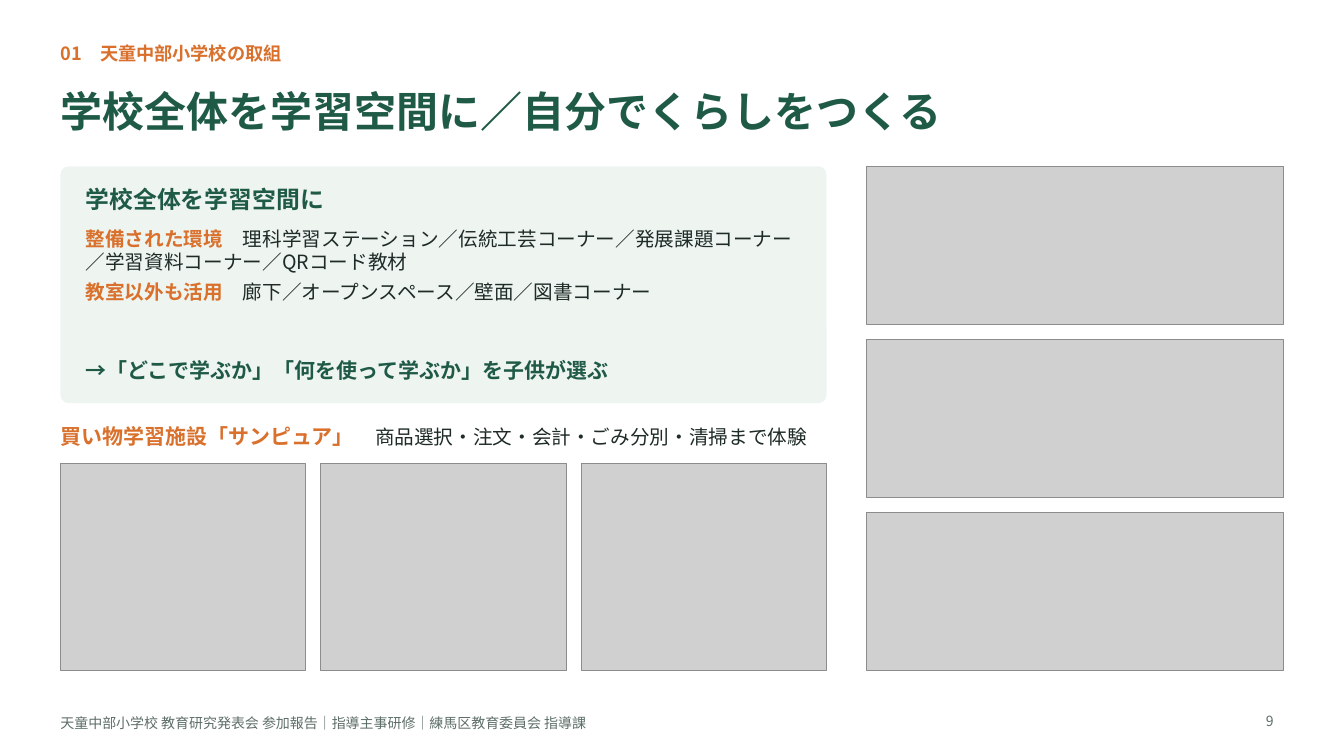
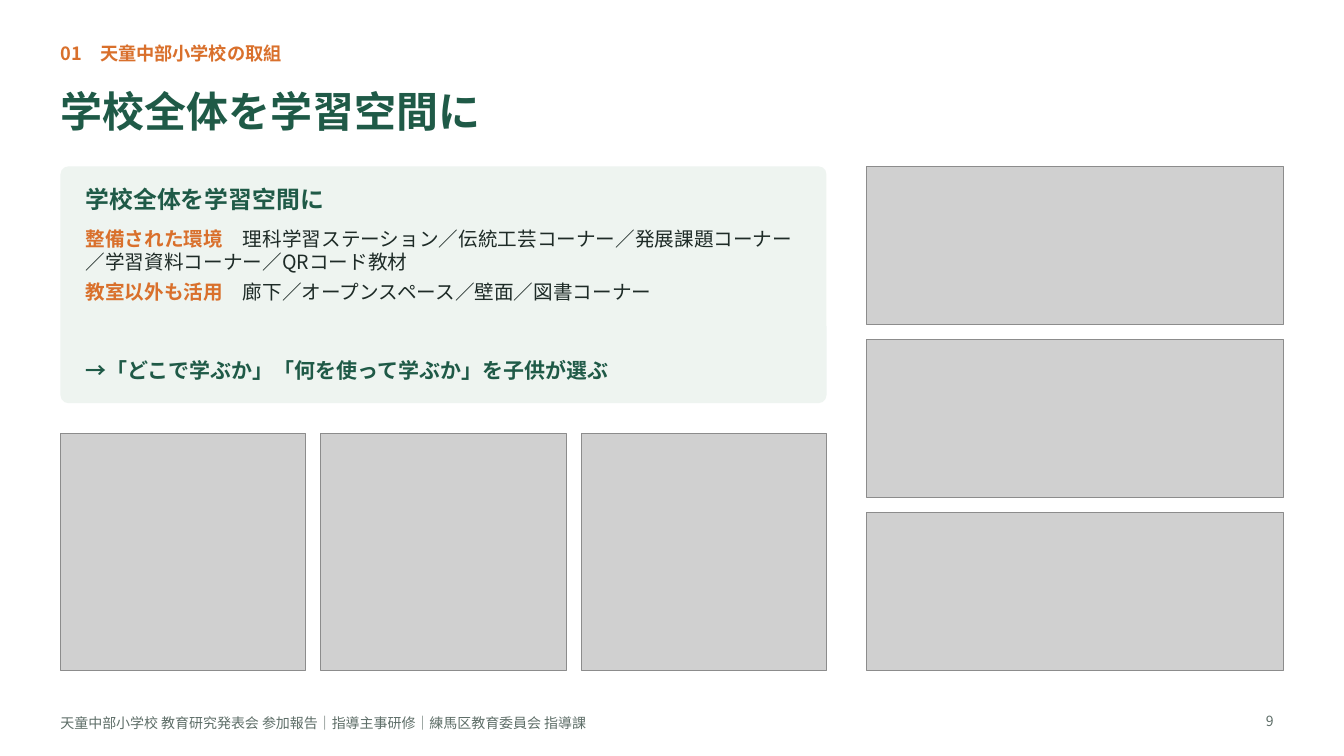
Before and after one commit to contynet730-star/con30, a slide deck: slide 9 of 天童中部小学校視察/081019_天童中部小学校_指導主事研修スライド_写真追加版.pptx. Drawn at 1344x756 pixels with LibreOffice and Linux fonts; fonts in the diff are those of the drawing; grey boxes stand for pictures. Boxes give left, top, right and bottom in pixels: in the first picture for what was removed or moved away, otherwise in the second. Text is boxed around its words. In the diff, an @@ line names an element or a change of style, - is before the commit and + after.

```diff
--- a/天童中部小学校視察/081019_天童中部小学校_指導主事研修スライド_写真追加版.pptx
+++ b/天童中部小学校視察/081019_天童中部小学校_指導主事研修スライド_写真追加版.pptx
@@ title at [60, 91, 480, 131]: text changed @@
-学校全体を学習空間に／自分でくらしをつくる
+学校全体を学習空間に
@@ picture: place and size @@
-picture at [60, 464, 306, 670]
+picture at [60, 434, 306, 670]
@@ text removed at [60, 426, 807, 446] @@
-買い物学習施設「サンピュア」 商品選択・注文・会計・ごみ分別・清掃まで体験
@@ picture: place and size @@
-picture at [321, 464, 566, 670]
+picture at [321, 434, 566, 670]
@@ picture: place and size @@
-picture at [582, 464, 827, 670]
+picture at [582, 434, 827, 670]
```
